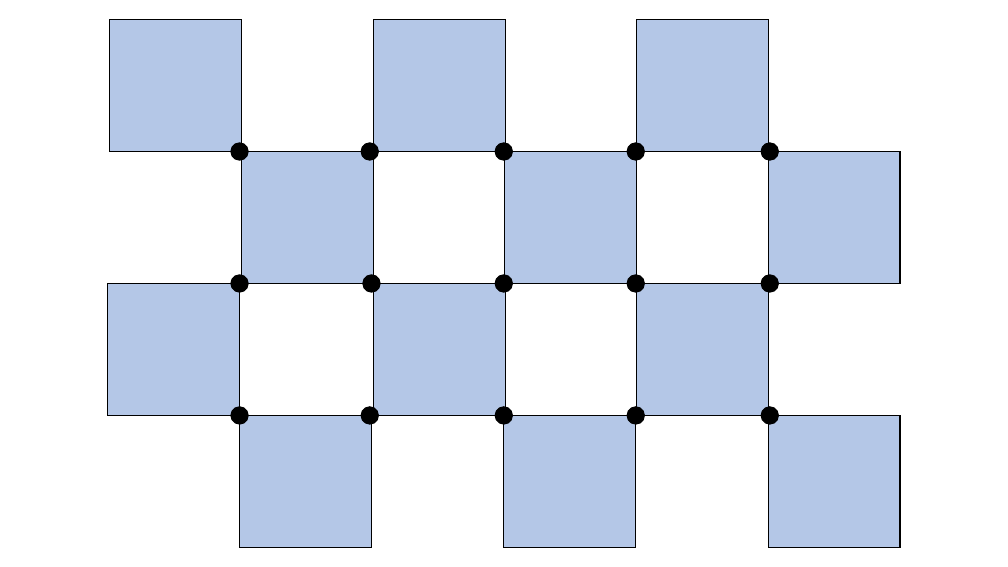
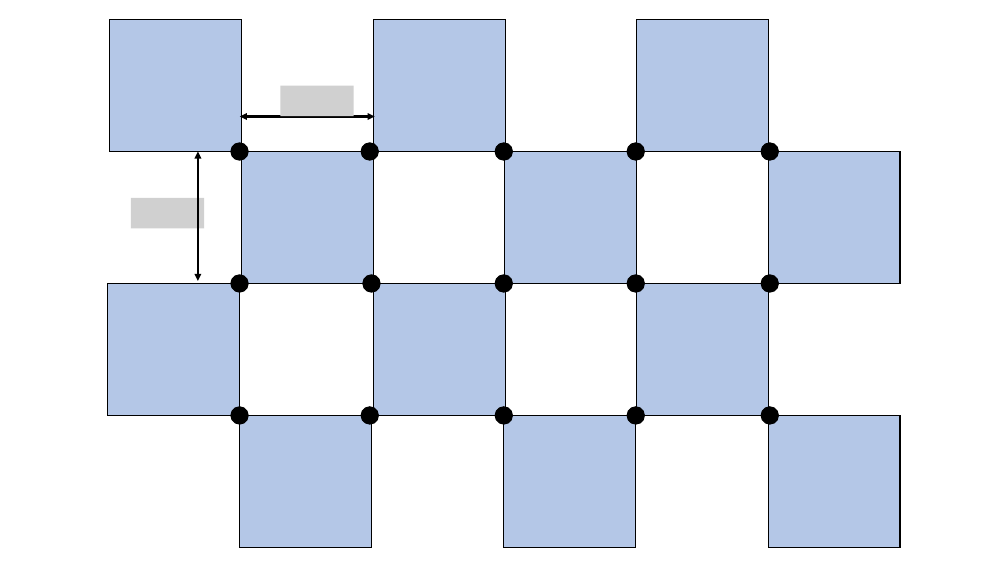
Before and after one commit to Prelly95/Final-Year-Project, a slide deck: slide 6 of Report/Figures.pptx. Drawn at 1008x567 pixels with LibreOffice and Linux fonts; fonts in the diff are those of the drawing; grey boxes stand for pictures. Boxes give left, top, right and bottom in pixels: in the first picture for what was removed or moved away, otherwise in the second. Text is boxed around its words. In the diff, an @@ line names an element or a change of style, - is before the commit and + after.

```diff
--- a/Report/Figures.pptx
+++ b/Report/Figures.pptx
@@ picture added at [281,85,354,116] @@
@@ double arrow added from (240, 116) to (375, 116), #000000 2.25 pt @@
@@ double arrow added from (198, 151) to (198, 281), #000000 2.25 pt @@
@@ picture added at [131,198,204,228] @@
```
Also in this commit, not shown: 1 slide added, 12 other files.
